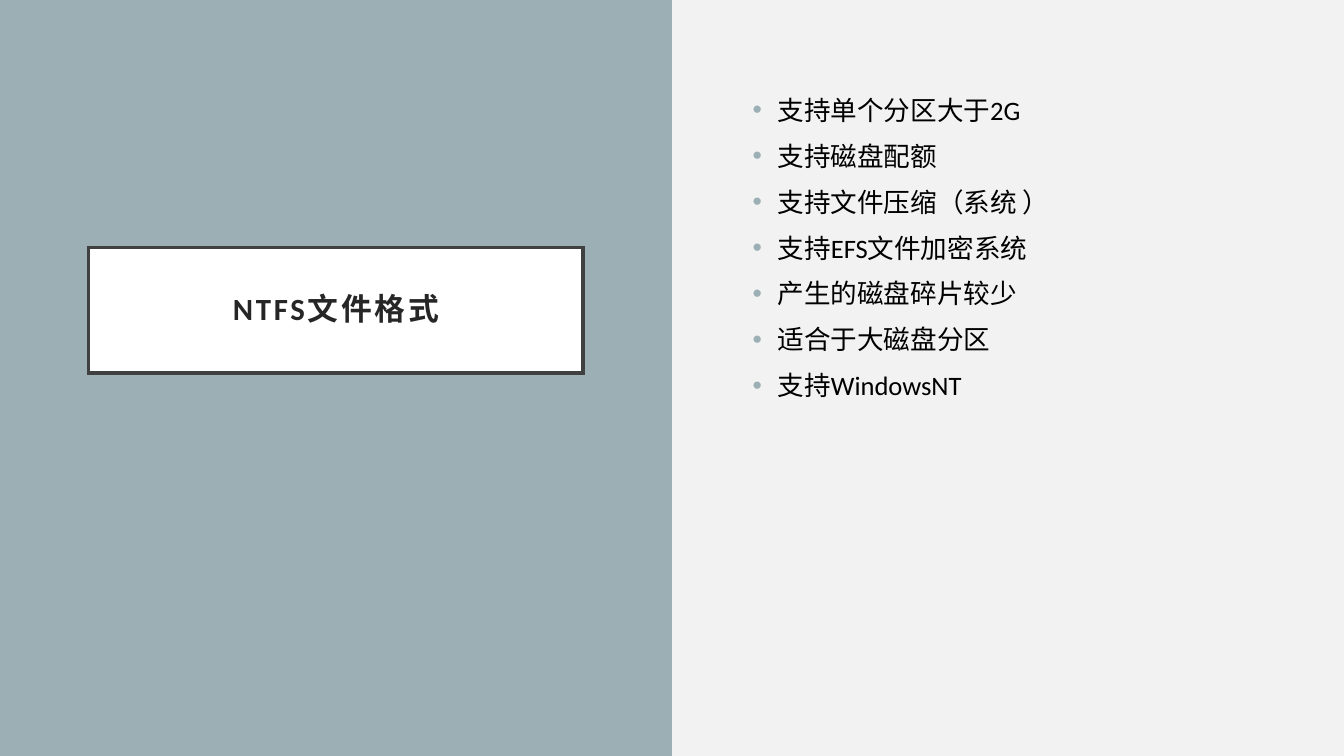
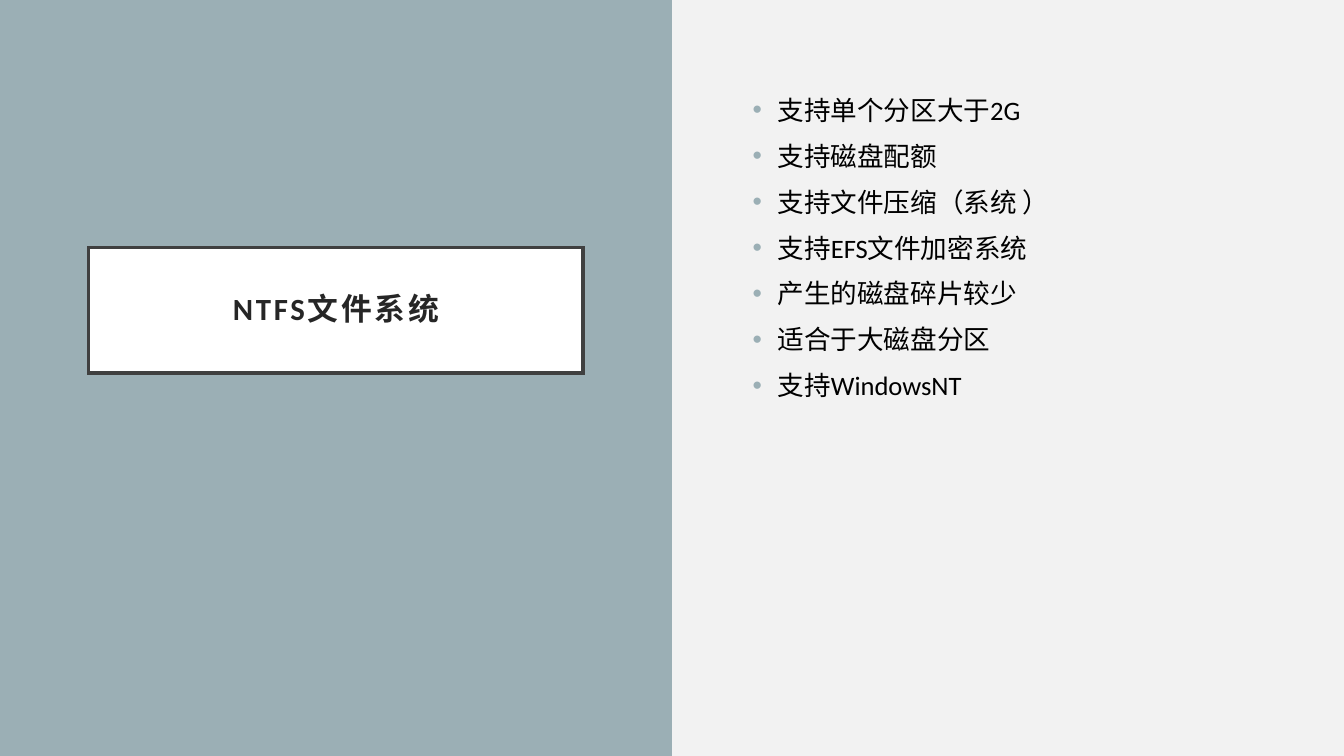
Before and after one commit to llCurious/synchro, a slide deck: slide 4 of Windows Fs.pptx. Drawn at 1344x756 pixels with LibreOffice and Linux fonts; fonts in the diff are those of the drawing. Boxes give left, top, right and bottom in pixels: in the first picture for what was removed or moved away, otherwise in the second. Text is boxed around its words. In the diff, an @@ line names an element or a change of style, - is before the commit and + after.

```diff
--- a/Windows Fs.pptx
+++ b/Windows Fs.pptx
@@ title at (x1=233, y1=294, x2=439, y2=323): text changed @@
-NTFS文件格式
+NTFS文件系统
```
Also in this commit, not shown: 1 other slide changed, 1 slide removed.
